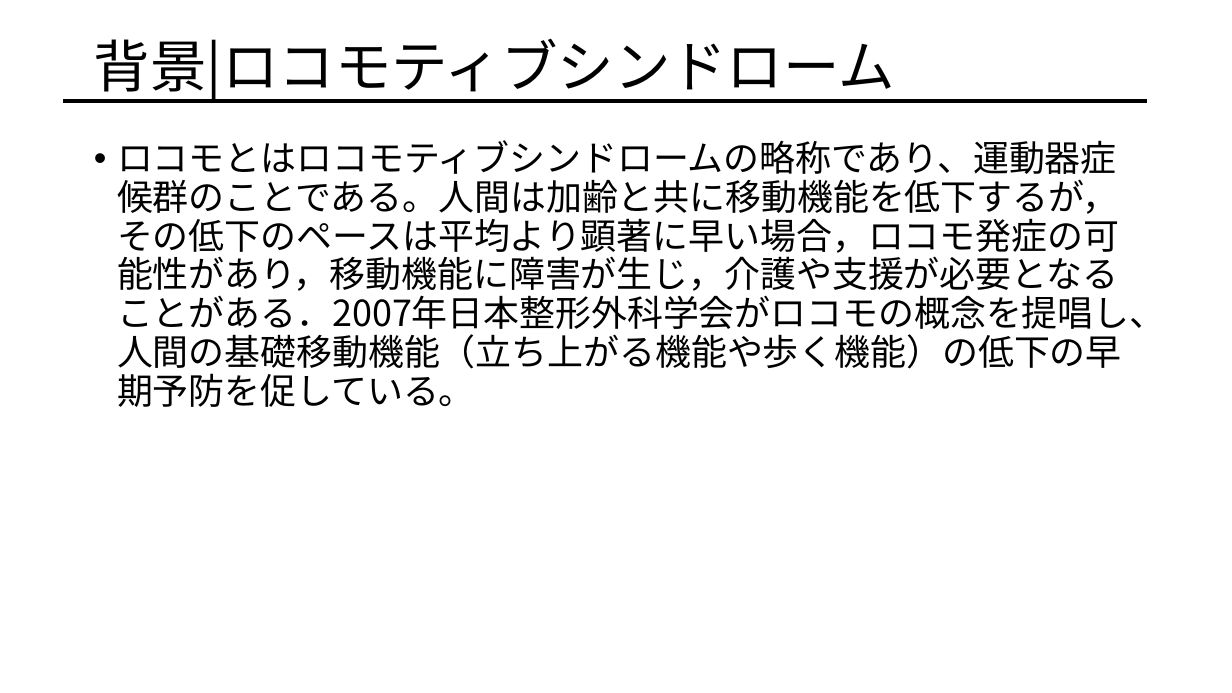
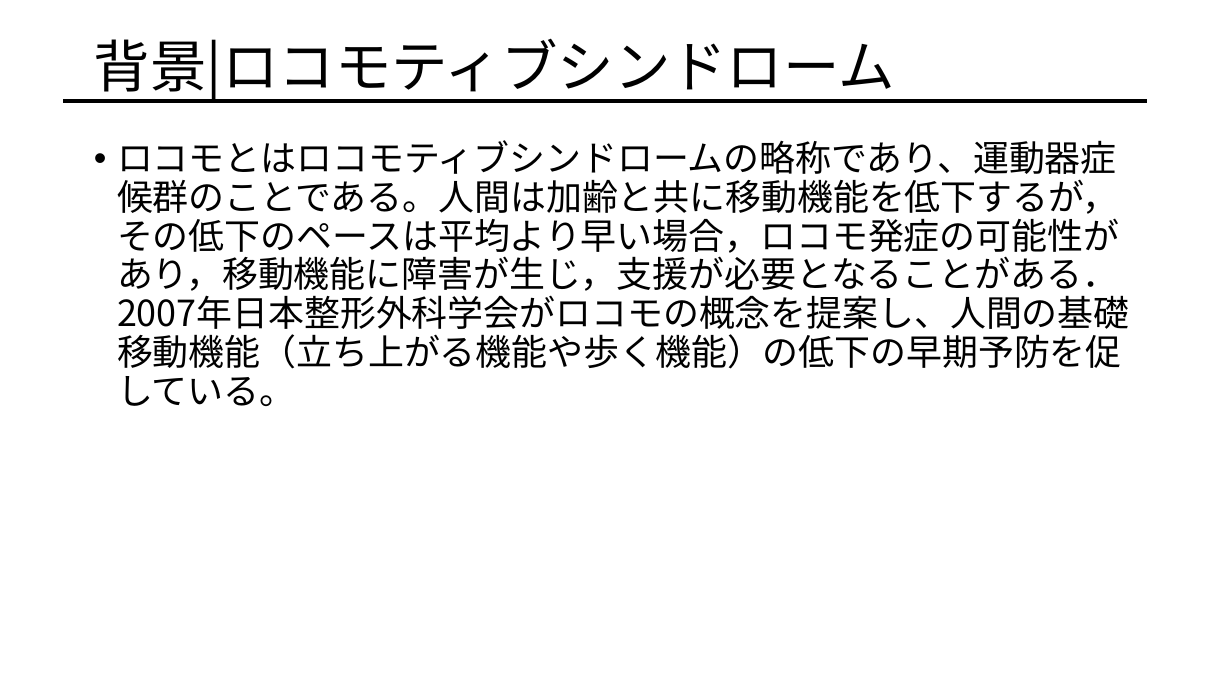
Before and after one commit to afiqfadzil/pythonProject1, a slide deck: slide 3 of LOCOMOTION.pptx. Drawn at 1232x693 pixels with LibreOffice and Linux fonts; fonts in the diff are those of the drawing. Boxes give left, top, right and bottom in pixels: in the first picture for what was removed or moved away, otherwise in the second. Text is boxed around its words. In the diff, an @@ line names an element or a change of style, - is before the commit and + after.

```diff
--- a/LOCOMOTION.pptx
+++ b/LOCOMOTION.pptx
@@ text at bbox=[117, 140, 1130, 406]: text changed @@
-• ロコモとはロコモティブシンドロームの略称であり、運動器症候群のことである。人間は加齢と共に移動機能を低下するが，その低下のペースは平均より顕著に早い場合，ロコモ発症の可能性があり，移動機能に障害が生じ，介護や支援が必要となることがある．2007年日本整形外科学会がロコモの概念を提唱し、人間の基礎移動機能（立ち上がる機能や歩く機能）の低下の早期予防を促している。
+• ロコモとはロコモティブシンドロームの略称であり、運動器症候群のことである。人間は加齢と共に移動機能を低下するが，その低下のペースは平均より早い場合，ロコモ発症の可能性があり，移動機能に障害が生じ，支援が必要となることがある．2007年日本整形外科学会がロコモの概念を提案し、人間の基礎移動機能（立ち上がる機能や歩く機能）の低下の早期予防を促している。
```
Also in this commit, not shown: 11 other slides changed, 1 slide removed.
